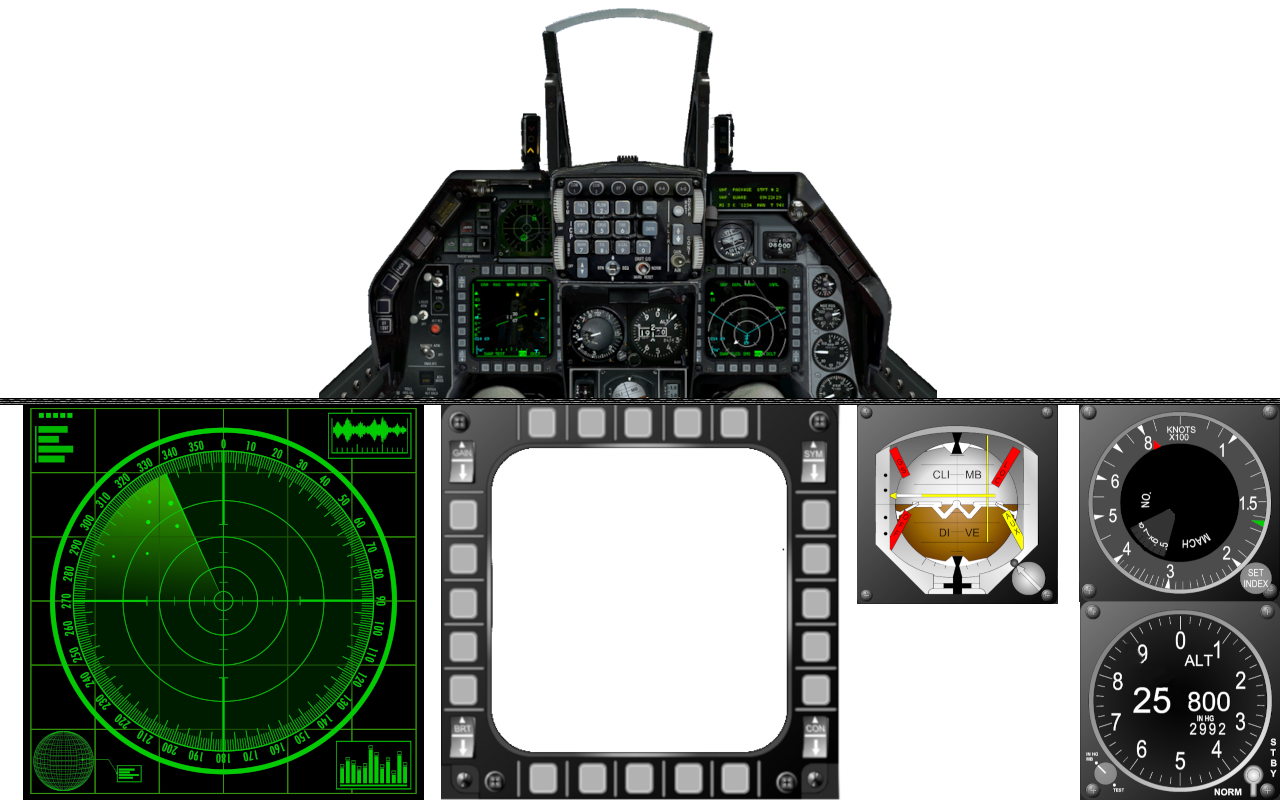
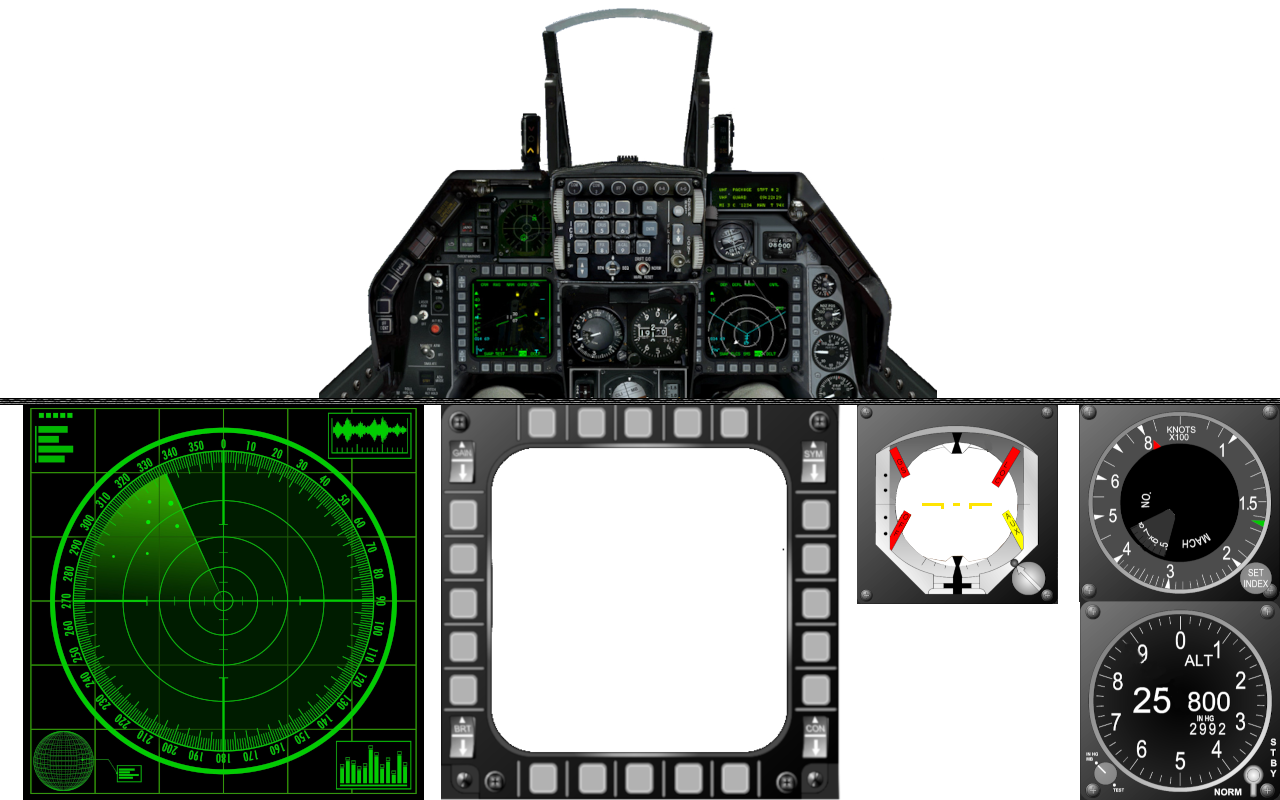
Layer changes from the first 1280×800 image to the second:
painted on "Wklejona warstwa #4" over (890, 434, 1018, 562)
